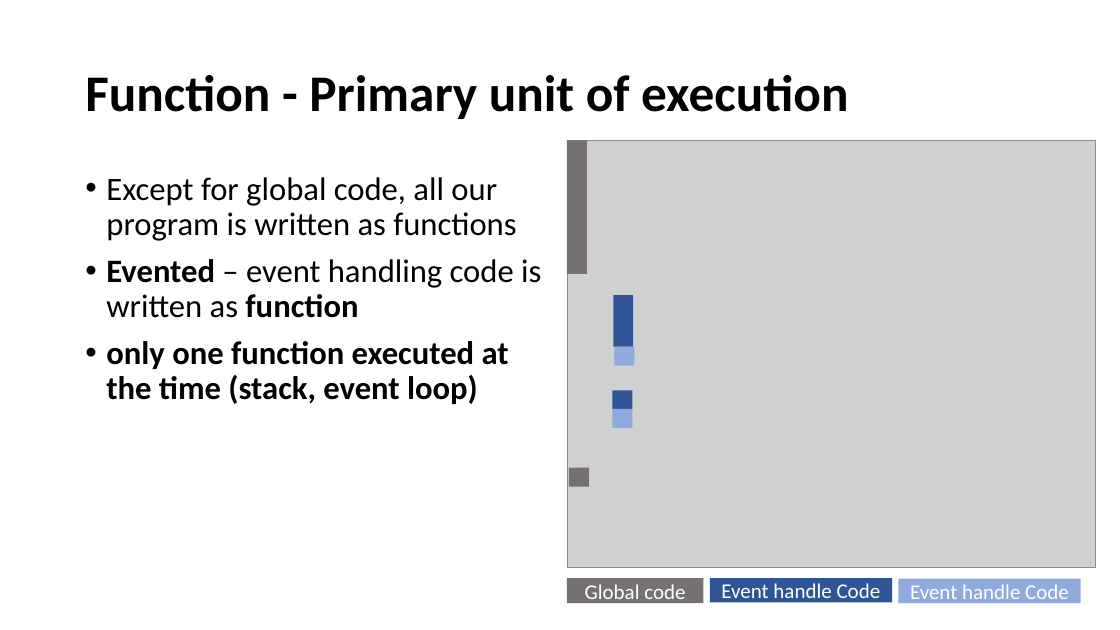
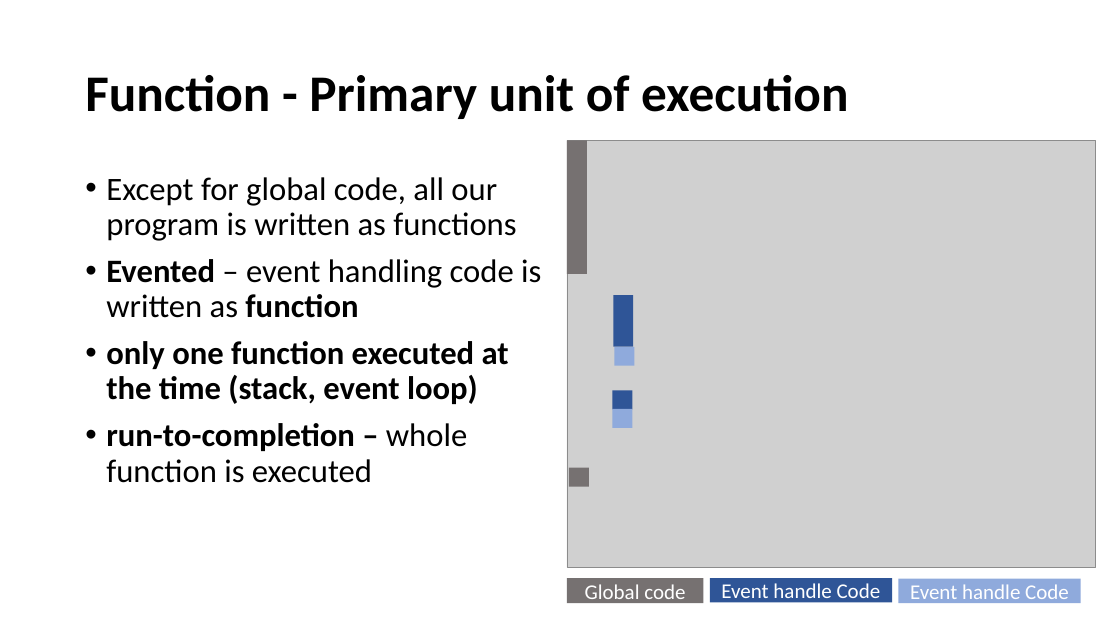
Before and after one commit to yimejky/wawjs, a slide deck: slide 32 of 02-prednaska/02.02-functions.pptx. Drawn at 1120x630 pixels with LibreOffice and Linux fonts; fonts in the diff are those of the drawing; grey boxes stand for pictures. Boxes give left, top, right and bottom in pixels: in the first picture for what was removed or moved away, otherwise in the second. Text is boxed around its words. In the diff, an @@ line names an element or a change of style, - is before the commit and + after.

```diff
--- a/02-prednaska/02.02-functions.pptx
+++ b/02-prednaska/02.02-functions.pptx
@@ text at [106,423,467,483]: paragraph added @@
+• run-to-completion – whole function is executed
```
Also in this commit, not shown: 3 other slides changed, 9 other files.
